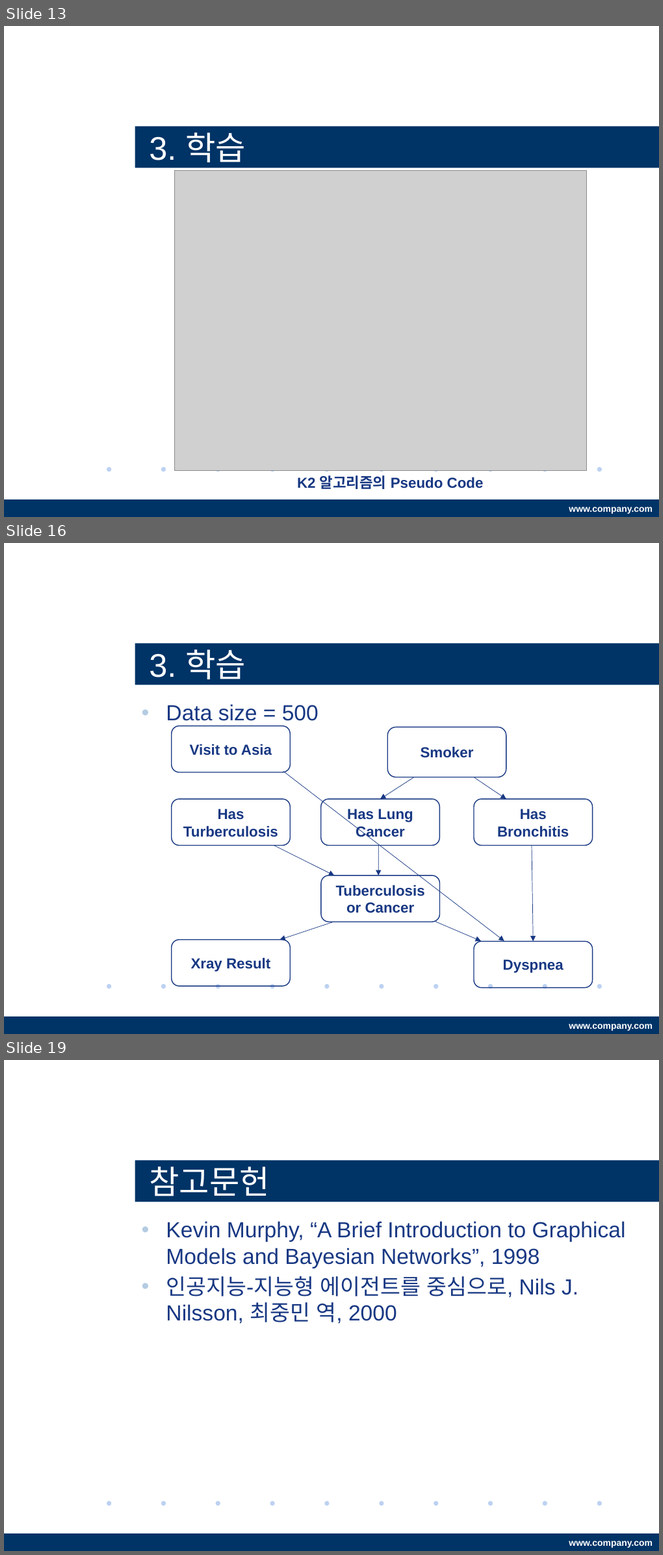
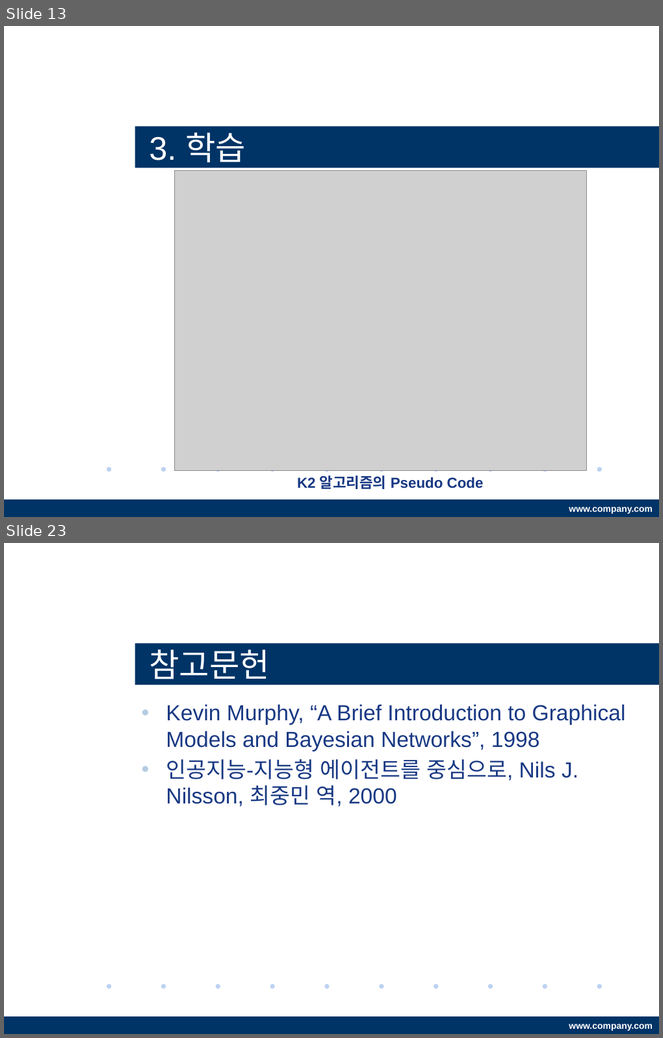
Before and after one commit to LEECHHE/capstone, a slide deck: papers/BayesianNetwork160306.pptx. Shown one above the other, each under a label of ours: slides 13, 16 and 19 before the commit, slides 13 and 23 after it; the slides between them are not shown. The pictures are 663x1555 and 663x1038 pixels, drawn with LibreOffice and Linux fonts; fonts in the diff are those of the drawing; grey boxes stand for pictures; background and template pictures are left out. Boxes give left, top, right and bottom in pixels: in the first picture for what was removed or moved away, otherwise in the second. Text is boxed around its words. In the diff, an @@ line names an element or a change of style, - is before the commit and + after.

Commit message:
- Add dataset for "Sprinkler" and "Alarm" network. - Add the result of learning networks to PPT

```diff
--- a/papers/BayesianNetwork160306.pptx
+++ b/papers/BayesianNetwork160306.pptx
@@ slide 16 removed at (4, 543, 659, 1034), background #FFFFFF; not listed: 12 template elements that a slide beside it also shows @@
@@ title removed at (135, 643, 659, 685) @@
-3. 학습
@@ text removed at (166, 704, 319, 721) @@
-• Data size = 500
@@ rounded rectangle removed at (172, 726, 290, 772) @@
-Visit to Asia
@@ rounded rectangle removed at (388, 727, 506, 778) @@
-Smoker
@@ arrow removed from (284, 772) to (504, 941) @@
@@ arrow removed from (414, 778) to (380, 799) @@
@@ arrow removed from (474, 778) to (506, 799) @@
@@ rounded rectangle removed at (172, 799, 290, 846) @@
-Has Turberculosis
@@ rounded rectangle removed at (321, 799, 440, 846) @@
-Has Lung Cancer
@@ rounded rectangle removed at (474, 799, 592, 846) @@
-Has Bronchitis
@@ arrow removed from (274, 846) to (334, 876) @@
@@ arrow removed from (379, 846) to (379, 876) @@
@@ arrow removed from (532, 846) to (533, 941) @@
@@ rounded rectangle removed at (321, 876, 440, 923) @@
-Tuberculosis or Cancer
@@ arrow removed from (334, 923) to (280, 940) @@
@@ arrow removed from (434, 922) to (481, 941) @@
@@ rounded rectangle removed at (172, 940, 290, 986) @@
-Xray Result
@@ rounded rectangle removed at (474, 941, 592, 988) @@
-Dyspnea
@@ what was slide 19 is now slide 23 @@
```
Also in this commit, not shown: 2 slides changed, 7 slides added, 2 other slides removed, 9 other files.
